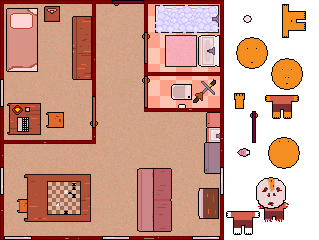
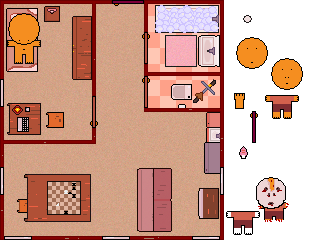
Layered file, before and after one edit (319x240). Changes by layer:
moved "Layer 10 copy" above "Layer 1 copy 33", painted on it over (8, 13, 300, 169)
painted on "Layer 29" over (7, 4, 306, 64)
painted on "Layer 33" over (237, 146, 250, 159)
